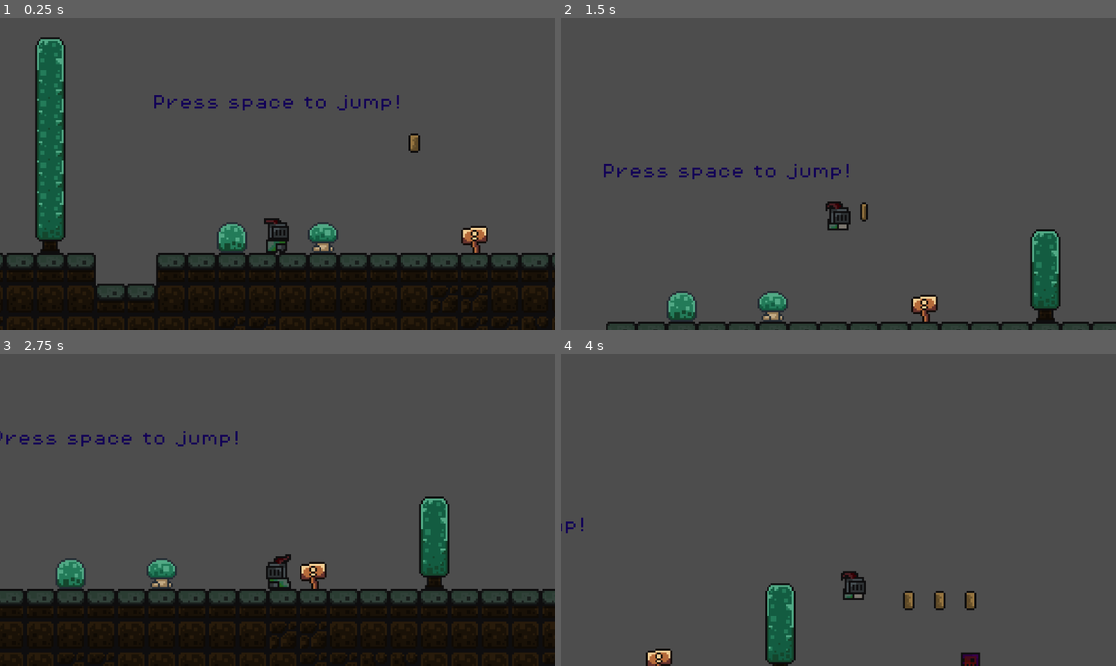
Above: before the commit, frames 1-4 (two rows, left to right).
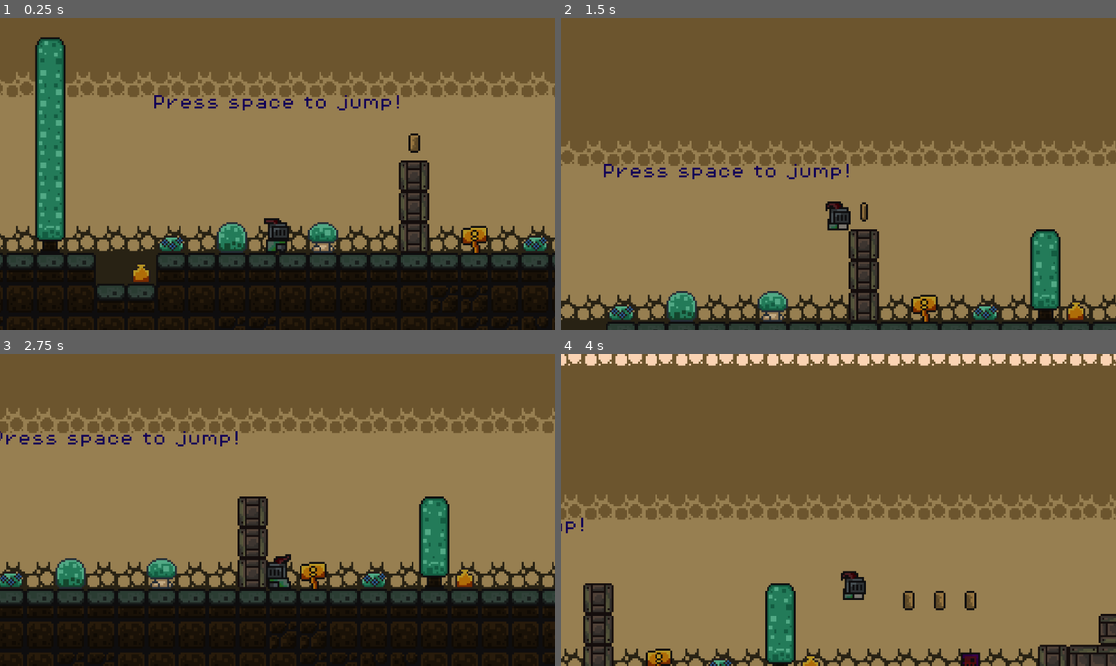
Above: after the commit, the same moments.

Repository: KAISERaustin/goblin-father
Game: Godot game, scene res://scenes/game.tscn
Two runs of this game, one before a commit and one after it. Both use one fixed random seed, a clock stepped at 60 frames per second and the inputs below.
Inputs:
- Up to frame 1 (0.25 s): no input
- Up to frame 2 (1.5 s): tap Space (jump) at 0.5, 0.77, 1.25 s; hold D (move_right) from 0.53 s (still down)
- Up to frame 3 (2.75 s): tap Space (jump) at 1.52, 2 s; release D (move_right) at 2.03 s; hold A (move_left) from 2.03 s (still down)
- Up to frame 4 (4 s): tap Space (jump) at 2.75, 3.02, 3.5, 3.77 s; release A (move_left) at 2.78 s; hold D (move_right) from 2.78 s (still down)

The runs differ from the first frame. In frame 1, 73% of the frame differs, in the area x 0-100%, y 0-86%; in frame 2, 95%; in frame 3, 73%; in frame 4, 98%, in the area x 0-100%, y 0-100%.

Commit message:
IOS Test

Diff:
--- a/goblin-father-godot/project.godot
+++ b/goblin-father-godot/project.godot
@@ -44,4 +44,5 @@
 [rendering]
 
 textures/canvas_textures/default_texture_filter=0
+textures/vram_compression/import_s3tc_bptc=true
 textures/vram_compression/import_etc2_astc=true
--- a/goblin-father-godot/scenes/game.tscn
+++ b/goblin-father-godot/scenes/game.tscn
@@ -237,6 +237,23 @@
 "values": [Vector2(1132, -36)]
 }
 
+[sub_resource type="Animation" id="Animation_0tnpc"]
+resource_name = "idle"
+length = 2.0
+loop_mode = 2
+tracks/0/type = "value"
+tracks/0/imported = false
+tracks/0/enabled = true
+tracks/0/path = NodePath(".:position")
+tracks/0/interp = 2
+tracks/0/loop_wrap = true
+tracks/0/keys = {
+"times": PackedFloat32Array(0, 2),
+"transitions": PackedFloat32Array(1, 1),
+"update": 0,
+"values": [Vector2(1132, -36), Vector2(1228, -36)]
+}
+
 [sub_resource type="Animation" id="Animation_lbhrr"]
 resource_name = "move"
 length = 2.0
@@ -254,23 +271,6 @@
 "values": [Vector2(256, 80), Vector2(365, 80)]
 }
 
-[sub_resource type="Animation" id="Animation_0tnpc"]
-resource_name = "idle"
-length = 2.0
-loop_mode = 2
-tracks/0/type = "value"
-tracks/0/imported = false
-tracks/0/enabled = true
-tracks/0/path = NodePath(".:position")
-tracks/0/interp = 2
-tracks/0/loop_wrap = true
-tracks/0/keys = {
-"times": PackedFloat32Array(0, 2),
-"transitions": PackedFloat32Array(1, 1),
-"update": 0,
-"values": [Vector2(1132, -36), Vector2(1228, -36)]
-}
-
 [sub_resource type="AnimationLibrary" id="AnimationLibrary_p57ef"]
 _data = {
 &"RESET": SubResource("Animation_iywne"),
Not shown, added: goblin-father-godot/assets/Boss Fight.png.import
Not shown, added: goblin-father-godot/assets/coin.png.import
Not shown, added: goblin-father-godot/assets/color_pallet.png.import
Not shown, added: goblin-father-godot/assets/fruit.png.import
Not shown, added: goblin-father-godot/assets/goblin.png.import
Not shown, added: goblin-father-godot/assets/knight 2.png.import
Not shown, added: goblin-father-godot/assets/knight.png.import
Not shown, added: goblin-father-godot/assets/platforms.png.import
Not shown, added: goblin-father-godot/assets/slime_green.png.import
Not shown, added: goblin-father-godot/assets/slime_purple.png.import
Binary file changed: goblin-father-godot/assets/world_tileset.png
Not shown, added: goblin-father-godot/assets/world_tileset.png.import
(and 26 more such lines)
